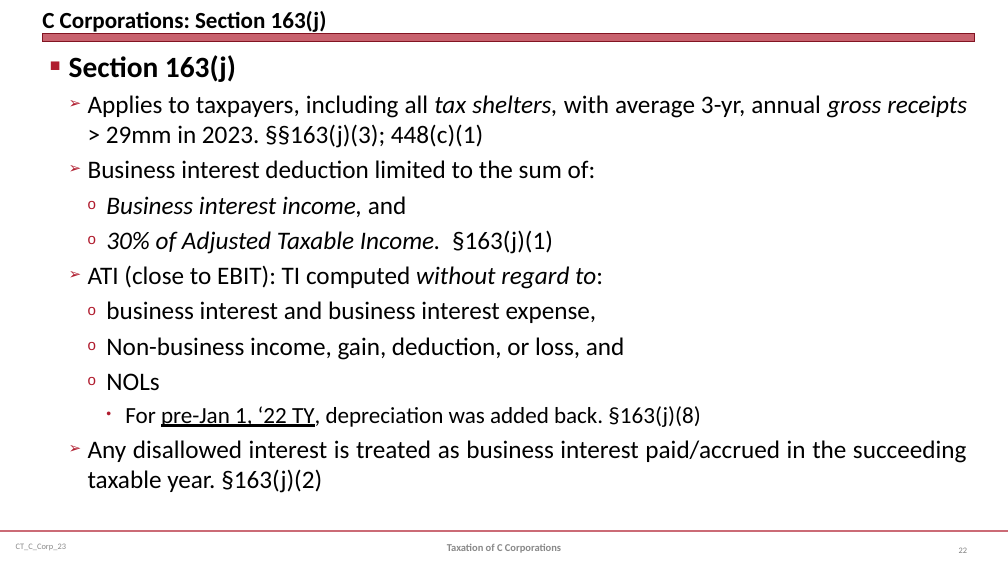
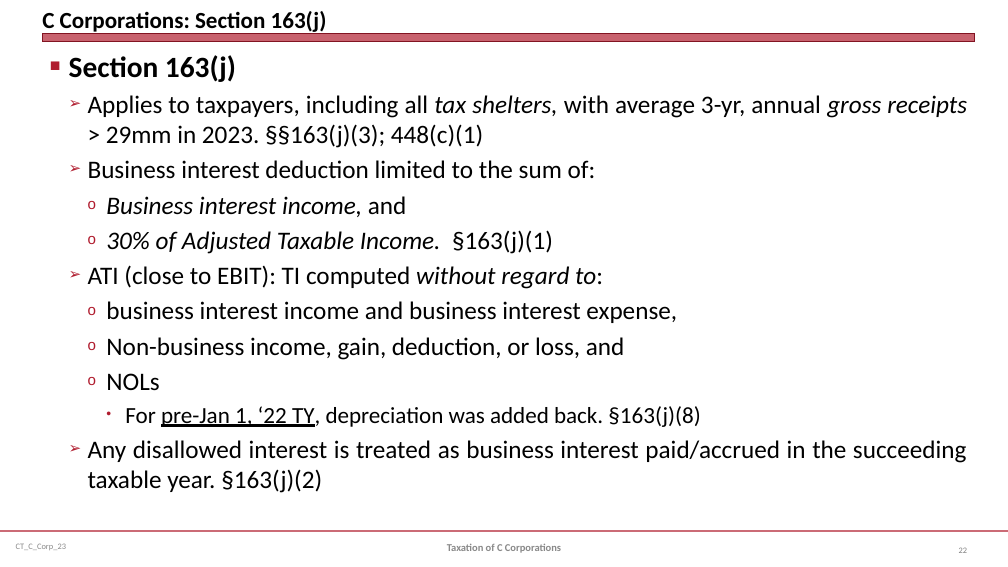
Before and after one commit to jmc877/Corporate-Tax, a slide deck: slide 22 of slides/CT_C_Corp_23.pptx. Drawn at 1008x567 pixels with LibreOffice and Linux fonts; fonts in the diff are those of the drawing. Boxes give left, top, right and bottom in pixels: in the first picture for what was removed or moved away, otherwise in the second. Text is boxed around its words. In the diff, an @@ line names an element or a change of style, - is before the commit and + after.

```diff
--- a/slides/CT_C_Corp_23.pptx
+++ b/slides/CT_C_Corp_23.pptx
@@ text at (x1=106, y1=301, x2=677, y2=323): text changed @@
-    o business interest and business interest expense,
+    o business interest income and business interest expense,
```
Also in this commit, not shown: 2 other slides changed.
